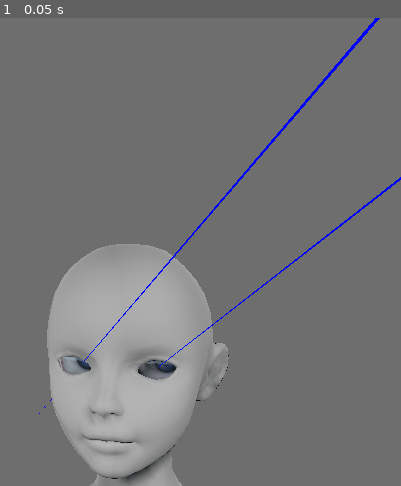
Above: before the commit, frame 1.
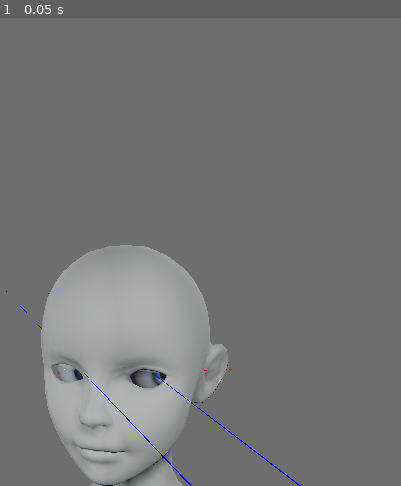
Above: after the commit, the same moment.

Repository: numediart/ReVA-toolkit
Game: Godot game, scene res://scenes/joan_gd.tscn
The game is run twice, just before and just after one commit, with the same random seed, the same clock (stepped at 60 frames per second) and the same inputs.
Inputs:
- Up to frame 1 (0.05 s): no input

The runs differ from the first frame. In frame 1, 3.7% of the frame differs, in the area x 1-100%, y 0-100%.

Commit message:
black magic rotations tweeking

Diff:
--- a/scenes/joan_gd.tscn
+++ b/scenes/joan_gd.tscn
@@ -111,14 +111,14 @@
 environment = ExtResource( 1 )
 
 [node name="head" type="Position3D" parent="."]
-transform = Transform( 0.600002, -4.58703e-17, -8.60074e-17, 4.58703e-17, 0.600002, 6.57527e-33, 8.60074e-17, -1.31505e-32, 0.600002, 0.00406432, 1.74501, 2.03623 )
+transform = Transform( 0.600002, -4.58703e-17, -8.60074e-17, 4.58703e-17, 0.600002, 6.57527e-33, 8.60074e-17, -1.31505e-32, 0.600002, -0.171199, 1.55867, 2.41281 )
 
 [node name="jaw" type="Position3D" parent="."]
 transform = Transform( 0.600002, -4.58703e-17, -8.60074e-17, 4.58703e-17, 0.600002, 6.57528e-33, 8.60074e-17, -1.31505e-32, 0.600002, 1.08832e-16, 0.321429, 1.71 )
 
 [node name="gaze" type="Position3D" parent="."]
 editor/display_folded = true
-transform = Transform( 1, -7.64505e-17, -1.43345e-16, 7.64505e-17, 1, 1.09588e-32, 1.43345e-16, -2.19177e-32, 1, 0.592349, 2.33583, 2.43096 )
+transform = Transform( 1, -7.64505e-17, -1.43345e-16, 7.64505e-17, 1, 1.09588e-32, 1.43345e-16, -2.19177e-32, 1, 0.670337, 1.90653, 2.43096 )
 
 [node name="left" type="Position3D" parent="gaze"]
 transform = Transform( 0.1, 0, 1.32349e-24, 0, 0.1, 5.26367e-40, -1.32349e-24, -5.26367e-40, 0.1, 0.3, 0, 0 )
@@ -376,7 +376,7 @@
 
 [node name="debug_01" type="Spatial" parent="joan"]
 editor/display_folded = true
-transform = Transform( 1, 0, 0, 0, 1, 0, 0, 0, 1, 4.99999, 1.85241e-05, 0.0121062 )
+transform = Transform( 1, 0, 0, 0, 1, 0, 0, 0, 1, 4.98275, -0.000593334, -0.41495 )
 
 [node name="sphere" type="MeshInstance" parent="joan/debug_01"]
 transform = Transform( 0.1, 0, 0, 0, 0.1, 0, 0, 0, 0.1, 0, 0, 0 )
@@ -386,7 +386,7 @@
 
 [node name="debug_02" type="Spatial" parent="joan"]
 editor/display_folded = true
-transform = Transform( 1, 0, 0, 0, 1, 0, 0, 0, 1, 1.41252e-05, 4.99998, -0.0134845 )
+transform = Transform( 1, 0, 0, 0, 1, 0, 0, 0, 1, -0.0356436, 4.9809, -0.435134 )
 
 [node name="sphere" type="MeshInstance" parent="joan/debug_02"]
 transform = Transform( 0.1, 0, 0, 0, 0.1, 0, 0, 0, 0.1, 0, 0, 0 )
@@ -396,7 +396,7 @@
 
 [node name="debug_03" type="Spatial" parent="joan"]
 editor/display_folded = true
-transform = Transform( 1, 0, 0, 0, 1, 0, 0, 0, 1, -0.0121062, 0.0134845, 4.99997 )
+transform = Transform( 1, 0, 0, 0, 1, 0, 0, 0, 1, 0.413416, 0.436591, 4.96372 )
 
 [node name="sphere" type="MeshInstance" parent="joan/debug_03"]
 transform = Transform( 0.1, 0, 0, 0, 0.1, 0, 0, 0, 0.1, 0, 0, 0 )
@@ -415,7 +415,7 @@
 
 [node name="att_collarboneL" type="BoneAttachment" parent="joan"]
 editor/display_folded = true
-transform = Transform( 0.425499, -0.396319, -0.81356, 0.134992, 0.916743, -0.375982, 0.894833, 0.0501557, 0.443572, 0.281464, 0.818413, 1.27059 )
+transform = Transform( 0.425499, -0.396319, -0.813559, 0.134992, 0.916743, -0.375982, 0.894833, 0.0501558, 0.443572, 0.281464, 0.818413, 1.27059 )
 bone_name = "collarboneL"
 script = ExtResource( 3 )
 rot_enabled = true
@@ -449,7 +449,7 @@
 
 [node name="att_collarboneR" type="BoneAttachment" parent="joan"]
 editor/display_folded = true
-transform = Transform( 0.427309, 0.394377, 0.813555, -0.130922, 0.917354, -0.375929, -0.894576, 0.0541247, 0.443625, -0.281464, 0.818413, 1.27059 )
+transform = Transform( 0.427309, 0.394377, 0.813555, -0.130923, 0.917354, -0.375929, -0.894576, 0.0541248, 0.443625, -0.281464, 0.818413, 1.27059 )
 bone_name = "collarboneR"
 script = ExtResource( 3 )
 rot_enabled = true
@@ -517,7 +517,7 @@
 
 [node name="att_head" type="BoneAttachment" parent="joan"]
 editor/display_folded = true
-transform = Transform( 0.999997, 0.00242147, 3.06156e-06, 3.01335e-06, 1.9908e-05, -1, -0.00242147, 0.999997, 1.98781e-05, -7.12989e-09, 5.59377, 0.374955 )
+transform = Transform( 0.996549, -0.0826831, 0.00736636, -0.000103343, -0.0899757, -0.995944, 0.0830106, 0.992506, -0.0896737, -7.12989e-09, 5.59377, 0.374955 )
 bone_name = "head"
 script = ExtResource( 3 )
 rot_enabled = true
@@ -552,7 +552,7 @@
 
 [node name="att_jaw" type="BoneAttachment" parent="joan"]
 editor/display_folded = true
-transform = Transform( 0.999997, -0.00180976, -0.001609, 2.69175e-06, -0.663607, 0.748082, -0.00242159, -0.74808, -0.663605, 0.000841804, 5.62187, 0.722671 )
+transform = Transform( 0.996549, 0.0667428, 0.0493573, -0.000103653, -0.59359, 0.804768, 0.0830104, -0.801996, -0.591535, -0.0289574, 5.59047, 0.722586 )
 bone_name = "jaw"
 script = ExtResource( 3 )
 rot_enabled = true
@@ -586,7 +586,7 @@
 
 [node name="att_chin" type="BoneAttachment" parent="joan"]
 editor/display_folded = true
-transform = Transform( 0.999997, -0.00116964, -0.00211985, 3.21945e-06, -0.874923, 0.484262, -0.00242112, -0.484261, -0.87492, 0.00436379, 3.98437, 2.17526 )
+transform = Transform( 0.996549, 0.046487, 0.0687734, -0.00010317, -0.827791, 0.561036, 0.083011, -0.559107, -0.82493, -0.136997, 3.82889, 2.01741 )
 visible = false
 bone_name = "chin"
 script = ExtResource( 3 )
@@ -621,7 +621,7 @@
 
 [node name="att_lowerlip" type="BoneAttachment" parent="joan"]
 editor/display_folded = true
-transform = Transform( 0.999997, 0.000170447, -0.00241545, 6.10092e-06, -0.997694, -0.0678769, -0.00242145, 0.0678766, -0.997692, 0.00542322, 4.34081, 2.61325 )
+transform = Transform( 0.996549, 0.00174183, 0.0829927, -0.000100271, -0.999755, 0.0221865, 0.0830109, -0.0221183, -0.996304, -0.175838, 4.14445, 2.4841 )
 visible = false
 bone_name = "lower_lip"
 script = ExtResource( 3 )
@@ -656,7 +656,7 @@
 
 [node name="att_lowerlipL" type="BoneAttachment" parent="joan"]
 editor/display_folded = true
-transform = Transform( 0.980938, 0.0151088, -0.193735, 0.00649597, -0.998965, -0.0450166, -0.194215, 0.0428997, -0.980021, 0.254533, 4.40856, 2.45506 )
+transform = Transform( 0.993832, 0.0187604, -0.109299, 0.0236299, -0.998778, 0.043426, -0.108352, -0.0457409, -0.99306, 0.0853236, 4.22608, 2.35448 )
 visible = false
 bone_name = "lower_lipL"
 script = ExtResource( 3 )
@@ -691,7 +691,7 @@
 
 [node name="att_lowerlipR" type="BoneAttachment" parent="joan"]
 editor/display_folded = true
-transform = Transform( 0.981863, 0.0151225, 0.188987, 0.0240461, -0.998697, -0.0450155, 0.18806, 0.0487428, -0.980948, -0.24445, 4.40856, 2.45627 )
+transform = Transform( 0.962095, 0.0182748, 0.272103, 0.00670566, -0.999036, 0.0433863, 0.272633, -0.0399176, -0.96129, -0.411938, 4.22614, 2.31306 )
 visible = false
 bone_name = "lower_lipR"
 script = ExtResource( 3 )
@@ -726,7 +726,7 @@
 
 [node name="att_commissureL" type="BoneAttachment" parent="joan"]
 editor/display_folded = true
-transform = Transform( 0.938186, 0.0127816, -0.345896, -0.0208638, -0.995413, -0.0933711, -0.345503, 0.0948164, -0.933616, 0.613337, 4.53077, 2.3816 )
+transform = Transform( 0.964312, 0.0119976, -0.264497, 0.0100102, -0.999911, -0.00885928, -0.26458, 0.00589594, -0.964346, 0.448167, 4.3543, 2.32319 )
 visible = false
 bone_name = "commissureL"
 script = ExtResource( 3 )
@@ -761,7 +761,7 @@
 
 [node name="att_commissureR" type="BoneAttachment" parent="joan"]
 editor/display_folded = true
-transform = Transform( 0.939841, 0.0128041, 0.341371, 0.0474622, -0.9945, -0.0933692, 0.338298, 0.103955, -0.93528, -0.603607, 4.53077, 2.38455 )
+transform = Transform( 0.907269, 0.0112357, 0.4204, 0.0165196, -0.999824, -0.0089305, 0.420226, 0.0150475, -0.907296, -0.76458, 4.35443, 2.22217 )
 visible = false
 bone_name = "commissureR"
 script = ExtResource( 3 )
@@ -796,7 +796,7 @@
 
 [node name="att_upperlip" type="BoneAttachment" parent="joan"]
 editor/display_folded = true
-transform = Transform( 0.999997, 0.000180306, -0.00241441, 1.58182e-06, -0.997272, -0.0738204, -0.00242113, 0.0738199, -0.997269, 0.00562255, 4.76234, 2.69611 )
+transform = Transform( 0.996549, 0.00124279, 0.0830015, -0.0001048, -0.999869, 0.0162291, 0.0830108, -0.016182, -0.996418, -0.185795, 4.55682, 2.60414 )
 visible = false
 bone_name = "upper_lip"
 script = ExtResource( 3 )
@@ -831,7 +831,7 @@
 
 [node name="att_upperlipL" type="BoneAttachment" parent="joan"]
 editor/display_folded = true
-transform = Transform( 0.975192, 0.0231579, -0.220145, 0.00513419, -0.996612, -0.0820943, -0.2213, 0.0789275, -0.972006, 0.352126, 4.76381, 2.65921 )
+transform = Transform( 0.990422, 0.0236969, -0.136022, 0.024713, -0.999678, 0.00578595, -0.135841, -0.00909197, -0.990689, 0.162571, 4.56149, 2.59725 )
 visible = false
 bone_name = "upper_lipL"
 script = ExtResource( 3 )
@@ -866,7 +866,7 @@
 
 [node name="att_upperlipR" type="BoneAttachment" parent="joan"]
 editor/display_folded = true
-transform = Transform( 0.976243, 0.0231825, 0.215436, 0.0417618, -0.99575, -0.0820929, 0.212617, 0.0891397, -0.973061, -0.341055, 4.76381, 2.66089 )
+transform = Transform( 0.954275, 0.0228461, 0.298056, 0.0221414, -0.999739, 0.00574093, 0.29811, 0.00112098, -0.954531, -0.528219, 4.56156, 2.53971 )
 visible = false
 bone_name = "upper_lipR"
 script = ExtResource( 3 )
@@ -901,7 +901,7 @@
 
 [node name="att_muscle_lip01L" type="BoneAttachment" parent="joan"]
 editor/display_folded = true
-transform = Transform( 0.973586, 0.0231185, -0.227148, 0.00454315, -0.996626, -0.081961, -0.228276, 0.078764, -0.970406, 0.484997, 5.30803, 2.49099 )
+transform = Transform( 0.98942, 0.0236717, -0.143137, 0.0247527, -0.999678, 0.00577682, -0.142954, -0.00925884, -0.989686, 0.305263, 5.1186, 2.4905 )
 visible = false
 bone_name = "muscle_lip01L"
 script = ExtResource( 3 )
@@ -936,7 +936,7 @@
 
 [node name="att_muscle_lip02L" type="BoneAttachment" parent="joan"]
 editor/display_folded = true
-transform = Transform( 0.939418, 0.0223145, -0.342047, -0.00512537, -0.996853, -0.0791094, -0.342736, 0.0760698, -0.936347, 0.718836, 4.94191, 2.43427 )
+transform = Transform( 0.965188, 0.0231015, -0.260535, 0.0254353, -0.999661, 0.00558906, -0.260318, -0.0120213, -0.965449, 0.54577, 4.75899, 2.42135 )
 visible = false
 bone_name = "muscle_lip02L"
 script = ExtResource( 3 )
@@ -971,7 +971,7 @@
 
 [node name="att_muscle_lip01R" type="BoneAttachment" parent="joan"]
 editor/display_folded = true
-transform = Transform( 0.974669, 0.023145, 0.222447, 0.0423509, -0.995736, -0.0819598, 0.219602, 0.0893045, -0.971494, -0.474743, 5.30803, 2.49332 )
+transform = Transform( 0.952109, 0.0227946, 0.304908, 0.0220999, -0.99974, 0.00573026, 0.304959, 0.00128256, -0.952365, -0.651167, 5.1187, 2.41083 )
 visible = false
 bone_name = "muscle_lip01R"
 script = ExtResource( 3 )
@@ -1006,7 +1006,7 @@
 
 [node name="att_muscle_lip02R" type="BoneAttachment" parent="joan"]
 editor/display_folded = true
-transform = Transform( 0.941057, 0.0223531, 0.337509, 0.0520184, -0.995508, -0.0791074, 0.334225, 0.0920012, -0.937993, -0.708851, 4.9419, 2.43773 )
+transform = Transform( 0.908794, 0.0217745, 0.416677, 0.0214235, -0.999756, 0.00551883, 0.416696, 0.00391124, -0.909038, -0.876993, 4.75914, 2.30283 )
 visible = false
 bone_name = "muscle_lip02R"
 script = ExtResource( 3 )
@@ -1041,7 +1041,7 @@
 
 [node name="att_nose_tip" type="BoneAttachment" parent="joan"]
 editor/display_folded = true
-transform = Transform( 0.999997, 0.000190669, -0.00241383, 4.43471e-06, -0.997038, -0.076919, -0.00242135, 0.0769187, -0.997035, 0.00619208, 5.40042, 2.93212 )
+transform = Transform( 0.996549, 0.000987696, 0.083005, -0.000101939, -0.999914, 0.0131221, 0.0830108, -0.0130852, -0.996463, -0.210011, 5.17107, 2.89562 )
 visible = false
 bone_name = "nose_tip"
 script = ExtResource( 3 )
@@ -1075,7 +1075,7 @@
 
 [node name="att_nostrilL" type="BoneAttachment" parent="joan"]
 editor/display_folded = true
-transform = Transform( 0.763465, 6.91498e-06, -0.645849, -0.000872384, -0.999999, -0.00104189, -0.645849, 0.00135892, -0.763465, 0.237486, 5.32937, 2.78843 )
+transform = Transform( 0.815641, 0.00725625, -0.578513, 0.0570067, -0.996064, 0.0678797, -0.575744, -0.0883445, -0.812844, 0.0331882, 5.11316, 2.76642 )
 visible = false
 bone_name = "nostrilL"
 script = ExtResource( 3 )
@@ -1110,7 +1110,7 @@
 
 [node name="att_nostrilR" type="BoneAttachment" parent="joan"]
 editor/display_folded = true
-transform = Transform( 0.766583, 5.86116e-06, 0.642145, 0.000877158, -0.999999, -0.00103801, 0.642144, 0.00135911, -0.766583, -0.225794, 5.32937, 2.78956 )
+transform = Transform( 0.709131, 0.00725518, 0.705039, -0.0571647, -0.996064, 0.0677466, 0.702755, -0.0883445, -0.705926, -0.428494, 5.11321, 2.72796 )
 visible = false
 bone_name = "nostrilR"
 script = ExtResource( 3 )
@@ -1145,7 +1145,7 @@
 
 [node name="att_cheekL" type="BoneAttachment" parent="joan"]
 editor/display_folded = true
-transform = Transform( 0.620806, -0.0253603, -0.783554, -0.0418865, -0.999123, -0.00084908, -0.782844, 0.0333476, -0.621324, 1.14131, 4.78997, 1.85312 )
+transform = Transform( 0.685463, -0.0207468, -0.727812, 0.0285342, -0.998062, 0.0553245, -0.727548, -0.0586903, -0.683542, 1.01727, 4.65984, 1.86713 )
 visible = false
 bone_name = "cheekL"
 script = ExtResource( 3 )
@@ -1180,7 +1180,7 @@
 
 [node name="att_cheekR" type="BoneAttachment" parent="joan"]
 editor/display_folded = true
-transform = Transform( 0.62459, -0.0255152, 0.780536, -0.0397637, -0.999209, -0.000844456, 0.77994, -0.0305094, -0.625111, -1.13413, 4.78997, 1.85863 )
+transform = Transform( 0.55623, -0.0154666, 0.830884, -0.109996, -0.992401, 0.0551627, 0.823716, -0.122077, -0.553705, -1.25032, 4.66007, 1.67824 )
 visible = false
 bone_name = "cheekR"
 script = ExtResource( 3 )
@@ -1215,7 +1215,7 @@
 
 [node name="att_eyeL" type="BoneAttachment" parent="joan"]
 editor/display_folded = true
-transform = Transform( 0.946384, 0.0711567, -0.315109, -0.000432777, -0.975159, -0.221506, -0.323043, 0.209766, -0.922844, 0.963696, 6.1952, 1.72437 )
+transform = Transform( 0.917808, 0.0360611, -0.395384, 0.0417047, -0.999114, 0.00568493, -0.394829, -0.0217069, -0.918499, 0.840914, 6.071, 1.85024 )
 bone_name = "eyeL"
 script = ExtResource( 3 )
 rot_enabled = true
@@ -1251,7 +1251,7 @@
 
 [node name="att_lower_lidL" type="BoneAttachment" parent="joan"]
 editor/display_folded = true
-transform = Transform( 0.999997, -0.00102343, -0.00219415, 3.21188e-06, -0.905702, 0.423916, -0.0024211, -0.423915, -0.905699, 0.963757, 6.18335, 1.74967 )
+transform = Transform( 0.996549, 0.0417242, 0.0717629, -0.000103179, -0.863876, 0.503705, 0.083011, -0.501974, -0.86089, 0.83891, 6.05693, 1.87429 )
 visible = false
 bone_name = "lower_lidL"
 script = ExtResource( 3 )
@@ -1289,7 +1289,7 @@
 
 [node name="att_lid_internalL" type="BoneAttachment" parent="joan"]
 editor/display_folded = true
-transform = Transform( 0.965862, 0.022933, -0.258044, 0.00193986, -0.996687, -0.0813173, -0.259054, 0.0780406, -0.962706, 0.418253, 6.1302, 1.99188 )
+transform = Transform( 0.984362, 0.0235489, -0.17458, 0.0249323, -0.999673, 0.00573503, -0.174387, -0.00999794, -0.984627, 0.27518, 5.98238, 2.06327 )
 visible = false
 bone_name = "lid_internalL"
 script = ExtResource( 3 )
@@ -1323,7 +1323,7 @@
 
 [node name="att_lid_externalL" type="BoneAttachment" parent="joan"]
 editor/display_folded = true
-transform = Transform( 0.830271, 0.0258346, -0.55676, -0.0230866, -0.996474, -0.0806661, -0.556882, 0.0798283, -0.826748, 1.37956, 6.208, 1.77656 )
+transform = Transform( 0.874795, 0.0262861, -0.483779, 0.0268544, -0.999623, -0.00575507, -0.483748, -0.00795709, -0.875172, 1.25072, 6.07892, 1.93869 )
 visible = false
 bone_name = "lid_externalL"
 script = ExtResource( 3 )
@@ -1357,7 +1357,7 @@
 
 [node name="att_upper_lidL" type="BoneAttachment" parent="joan"]
 editor/display_folded = true
-transform = Transform( 0.999997, 0.00105078, -0.0021813, 3.03158e-06, -0.90146, -0.432863, -0.0024212, 0.432862, -0.901457, 0.963696, 6.19519, 1.72437 )
+transform = Transform( 0.996549, -0.0291485, 0.077725, -0.00010335, -0.936758, -0.349979, 0.0830109, 0.348763, -0.933527, 0.840914, 6.071, 1.85024 )
 visible = false
 bone_name = "upper_lidL"
 script = ExtResource( 3 )
@@ -1394,7 +1394,7 @@
 
 [node name="att_eyeR" type="BoneAttachment" parent="joan"]
 editor/display_folded = true
-transform = Transform( 0.925201, 0.0818877, -0.370536, -0.000509584, -0.976171, -0.217004, -0.379477, 0.200961, -0.903113, -0.957154, 6.19519, 1.72903 )
+transform = Transform( 0.900478, 0.0370956, -0.433317, 0.0449264, -0.99896, 0.00784228, -0.432576, -0.0265291, -0.901208, -1.07331, 6.0712, 1.69079 )
 bone_name = "eyeR"
 script = ExtResource( 3 )
 rot_enabled = true
@@ -1432,7 +1432,7 @@
 
 [node name="att_lower_lidR" type="BoneAttachment" parent="joan"]
 editor/display_folded = true
-transform = Transform( 0.999997, -0.00102343, -0.00219415, 3.21188e-06, -0.905702, 0.423916, -0.0024211, -0.423915, -0.905699, -0.957091, 6.18335, 1.75433 )
+transform = Transform( 0.996549, 0.0417242, 0.0717629, -0.000103179, -0.863876, 0.503705, 0.083011, -0.501974, -0.86089, -1.07531, 6.05713, 1.71484 )
 visible = false
 bone_name = "lower_lidR"
 script = ExtResource( 3 )
@@ -1469,7 +1469,7 @@
 
 [node name="att_lid_internalR" type="BoneAttachment" parent="joan"]
 editor/display_folded = true
-transform = Transform( 0.967094, 0.0229607, 0.253379, 0.044944, -0.995674, -0.0813156, 0.250416, 0.0900277, -0.963944, -0.410421, 6.1302, 1.99388 )
+transform = Transform( 0.94192, 0.0225489, 0.335079, 0.0219118, -0.999744, 0.00568228, 0.335122, 0.00198996, -0.942173, -0.550636, 5.98246, 1.99448 )
 visible = false
 bone_name = "lid_internalR"
 script = ExtResource( 3 )
@@ -1503,7 +1503,7 @@
 
 [node name="att_lid_externalR" type="BoneAttachment" parent="joan"]
 editor/display_folded = true
-transform = Transform( 0.832943, 0.0259166, 0.55275, 0.0844302, -0.993159, -0.0806627, 0.546879, 0.113856, -0.829434, -1.37276, 6.20799, 1.78322 )
+transform = Transform( 0.782741, 0.0234478, 0.621906, 0.0346011, -0.999384, -0.00586982, 0.621386, 0.0261132, -0.78307, -1.4921, 6.0792, 1.71022 )
 visible = false
 bone_name = "lid_externalR"
 script = ExtResource( 3 )
@@ -1537,7 +1537,7 @@
 
 [node name="att_upper_lidR" type="BoneAttachment" parent="joan"]
 editor/display_folded = true
-transform = Transform( 0.999997, 0.00105173, -0.0021813, 3.89128e-06, -0.90146, -0.432863, -0.00242161, 0.432862, -0.901457, -0.957154, 6.19519, 1.72903 )
+transform = Transform( 0.996549, -0.0291476, 0.077725, -0.000102457, -0.936758, -0.349979, 0.0830105, 0.348763, -0.933527, -1.07331, 6.0712, 1.69079 )
 visible = false
 bone_name = "upper_lidR"
 script = ExtResource( 3 )
@@ -1574,7 +1574,7 @@
 
 [node name="att_forehead" type="BoneAttachment" parent="joan"]
 editor/display_folded = true
-transform = Transform( 0.999997, 8.36126e-06, -0.00242123, 5.0717e-06, -0.999999, -0.00135877, -0.00242124, 0.00135859, -0.999996, 0.005211, 7.22034, 2.52919 )
+transform = Transform( 0.996549, 0.00725772, 0.0826932, -0.000101314, -0.996064, 0.0886422, 0.083011, -0.0883448, -0.992625, -0.190104, 7.01986, 2.65894 )
 visible = false
 bone_name = "forehead"
 script = ExtResource( 3 )
@@ -1609,7 +1609,7 @@
 
 [node name="att_eyebrow01L" type="BoneAttachment" parent="joan"]
 editor/display_folded = true
-transform = Transform( 0.984705, 0.0233844, -0.172654, 0.00913226, -0.996518, -0.0828851, -0.17399, 0.0800408, -0.981489, 0.427062, 6.61741, 2.36852 )
+transform = Transform( 0.995845, 0.0238272, -0.0878918, 0.0244341, -0.999685, 0.00583635, -0.0877244, -0.00795953, -0.996113, 0.248318, 6.43371, 2.48146 )
 visible = false
 bone_name = "eyebrow01L"
 script = ExtResource( 3 )
@@ -1644,7 +1644,7 @@
 
 [node name="att_eyebrow02L" type="BoneAttachment" parent="joan"]
 editor/display_folded = true
-transform = Transform( 0.957623, 0.022734, -0.287126, -0.000512587, -0.996745, -0.0806297, -0.288025, 0.0773599, -0.954493, 0.895791, 6.81725, 2.2692 )
+transform = Transform( 0.978637, 0.0234089, -0.204259, 0.0250998, -0.99967, 0.00569018, -0.204059, -0.0106956, -0.9789, 0.722314, 6.64153, 2.44086 )
 visible = false
 bone_name = "eyebrow02L"
 script = ExtResource( 3 )
@@ -1679,7 +1679,7 @@
 
 [node name="att_eyebrow03L" type="BoneAttachment" parent="joan"]
 editor/display_folded = true
-transform = Transform( 0.821435, 0.0195286, -0.569968, -0.0243268, -0.997305, -0.0692299, -0.569784, 0.0707334, -0.818745, 1.35269, 6.54841, 1.80903 )
+transform = Transform( 0.867098, 0.0207833, -0.497703, 0.0267832, -0.99963, 0.00491881, -0.497417, -0.0175952, -0.867333, 1.21869, 6.41504, 1.99915 )
 visible = false
 bone_name = "eyebrow03L"
 script = ExtResource( 3 )
@@ -1714,7 +1714,7 @@
 
 [node name="att_foreheadL" type="BoneAttachment" parent="joan"]
 editor/display_folded = true
-transform = Transform( 0.899425, 8.07801e-06, -0.437075, -0.000586151, -0.999999, -0.00122491, -0.437075, 0.00135788, -0.899425, 1.07985, 7.3495, 2.18072 )
+transform = Transform( 0.933336, 0.0072575, -0.358932, 0.0384592, -0.996064, 0.0798655, -0.35694, -0.0883455, -0.929941, 0.90931, 7.17952, 2.41653 )
 visible = false
 bone_name = "foreheadL"
 script = ExtResource( 3 )
@@ -1749,7 +1749,7 @@
 
 [node name="att_eyebrow01R" type="BoneAttachment" parent="joan"]
 editor/display_folded = true
-transform = Transform( 0.985526, 0.0234034, 0.167899, 0.0377689, -0.995844, -0.082884, 0.165261, 0.0880259, -0.982314, -0.417409, 6.61741, 2.37056 )
+transform = Transform( 0.967583, 0.0231616, 0.251487, 0.0224234, -0.999732, 0.00580125, 0.251554, 2.62633e-05, -0.967844, -0.593241, 6.4338, 2.41136 )
 visible = false
 bone_name = "eyebrow01R"
 script = ExtResource( 3 )
@@ -1784,7 +1784,7 @@
 
 [node name="att_eyebrow02R" type="BoneAttachment" parent="joan"]
 editor/display_folded = true
-transform = Transform( 0.958996, 0.0227672, 0.282501, 0.047388, -0.995618, -0.080628, 0.279427, 0.090709, -0.955873, -0.886615, 6.81725, 2.27351 )
+transform = Transform( 0.931365, 0.0222978, 0.363404, 0.0217378, -0.999748, 0.00563131, 0.363437, 0.00265458, -0.931615, -1.05395, 6.64171, 2.2929 )
 visible = false
 bone_name = "eyebrow02R"
 script = ExtResource( 3 )
@@ -1819,7 +1819,7 @@
 
 [node name="att_eyebrow03R" type="BoneAttachment" parent="joan"]
 editor/display_folded = true
-transform = Transform( 0.824174, 0.0195934, 0.565998, 0.0711967, -0.995057, -0.0692264, 0.561844, 0.0973518, -0.821496, -1.34574, 6.54841, 1.81556 )
+transform = Transform( 0.772827, 0.0185662, 0.634345, 0.0200775, -0.999787, 0.00480142, 0.634299, 0.00902538, -0.773036, -1.47044, 6.41532, 1.77515 )
 visible = false
 bone_name = "eyebrow03R"
 script = ExtResource( 3 )
@@ -1854,7 +1854,7 @@
 
 [node name="att_foreheadR" type="BoneAttachment" parent="joan"]
 editor/display_folded = true
-transform = Transform( 0.901531, 8.14989e-06, 0.432714, 0.000595691, -0.999999, -0.00122226, 0.432714, 0.00135968, -0.901531, -1.0711, 7.3495, 2.18593 )
+transform = Transform( 0.86141, 0.00725741, 0.507858, -0.0386412, -0.996064, 0.0797756, 0.506439, -0.0883437, -0.857739, -1.23423, 7.17974, 2.23798 )
 visible = false
 bone_name = "foreheadR"
 script = ExtResource( 3 )
@@ -1889,7 +1889,7 @@
 
 [node name="att_tongue02" type="BoneAttachment" parent="joan"]
 editor/display_folded = true
-transform = Transform( -0.999997, 0.00058564, -0.00234956, -2.17806e-06, 0.970094, 0.242728, 0.00242145, 0.242728, -0.970092, 0.00244225, 4.40166, 1.38216 )
+transform = Transform( -0.996549, -0.0272164, 0.0784221, 0.000104178, 0.944313, 0.329047, -0.0830105, 0.32792, -0.941052, -0.0744955, 4.31585, 1.26769 )
 visible = false
 bone_name = "tongue02"
 script = ExtResource( 3 )
@@ -1924,7 +1924,7 @@
 
 [node name="att_tongue03" type="BoneAttachment" parent="joan"]
 editor/display_folded = true
-transform = Transform( -0.999997, 0.000184597, -0.00241422, -2.68798e-06, 0.997003, 0.0773467, 0.00242126, 0.0773468, -0.997001, 0.00350196, 4.29218, 1.81969 )
+transform = Transform( -0.996549, -0.0137409, 0.0818656, 0.000103686, 0.985997, 0.166759, -0.0830108, 0.166192, -0.982593, -0.109866, 4.16745, 1.69212 )
 visible = false
 bone_name = "tongue03"
 script = ExtResource( 3 )
@@ -1987,7 +1987,7 @@
 material/0 = SubResource( 15 )
 
 [node name="att_face_cam" type="BoneAttachment" parent="joan"]
-transform = Transform( 0.999997, 0.00242147, 3.06156e-06, 3.01335e-06, 1.9908e-05, -1, -0.00242147, 0.999997, 1.98781e-05, -7.12989e-09, 5.59377, 0.374955 )
+transform = Transform( 0.996549, -0.0826831, 0.00736636, -0.000103343, -0.0899757, -0.995944, 0.0830106, 0.992506, -0.0896737, -7.12989e-09, 5.59377, 0.374955 )
 visible = false
 bone_name = "head"
 script = ExtResource( 3 )
--- a/scripts/joan.gd
+++ b/scripts/joan.gd
@@ -78,6 +78,7 @@
 				'parent_pose_inverse': pt.inverse(),
 				# bone info
 				'bid': bone_by_name[c.bone_name],
+				'pose': t.inverse(),
 				'pose_inverse': t.inverse(),
 				'pose_rot': Transform( q ),
 				'origin': t.origin,
@@ -96,8 +97,6 @@
 				'child_count': 0,
 				'children': []
 			}
-
-			print( d['name'], ' > ', d['origin'] )
 
 			register_in_hierarchy( d )
 			avatar_bones.append( d )
@@ -166,11 +165,20 @@
 
 		t = avatar_bone['pose_inverse'] * t
 		t.origin = Vector3()
+
+		# heavy black magic transformation of origin...
 		t.basis = Basis( t.basis.x, t.basis.z, t.basis.y )
 		t.basis *= Basis(Vector3(1,0,0),Vector3(0,1,0),Vector3(0,0,-1))
+		var euls = t.basis.get_euler()
+		euls.x += PI
+		euls.y += PI
+		euls.z += PI
+		t.basis = Basis( euls )
+
 		get_node( 'debug_01' ).translation = t.xform(Vector3(5,0,0))
 		get_node( 'debug_02' ).translation = t.xform(Vector3(0,5,0))
 		get_node( 'debug_03' ).translation = t.xform(Vector3(0,0,5))
+
 		t.origin = t.xform( -T ) + T
 		for index in avatar_bone['children']:
 			avatar_bones[index]['correction'] *= t
